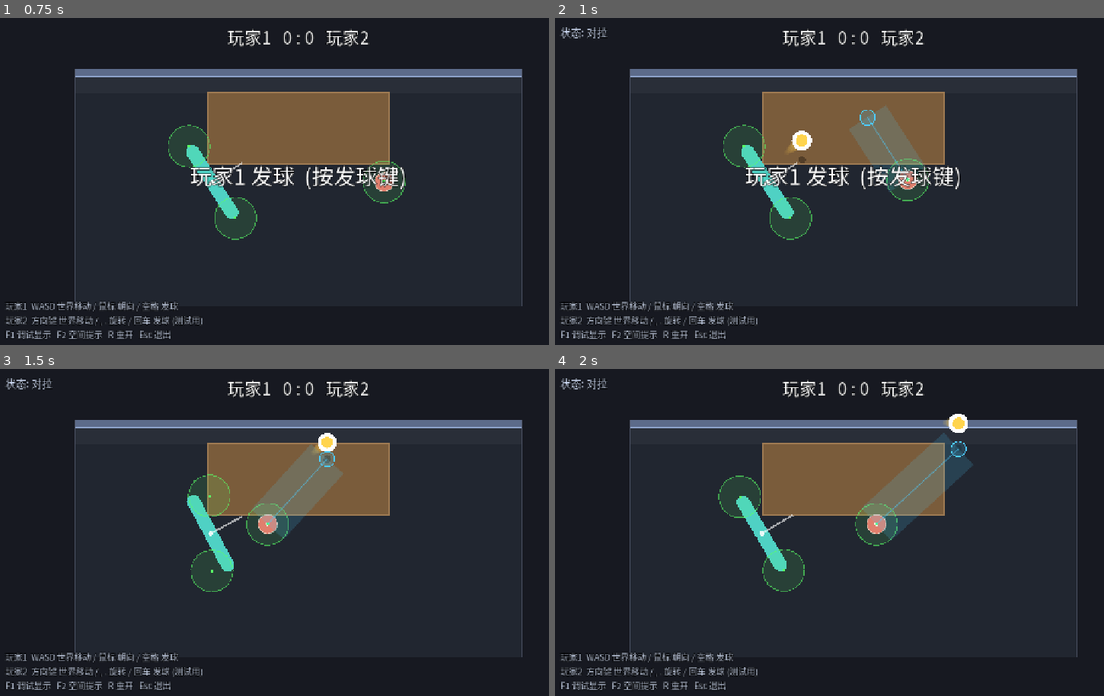
Above: before the commit, frames 1-4 (two rows, left to right).
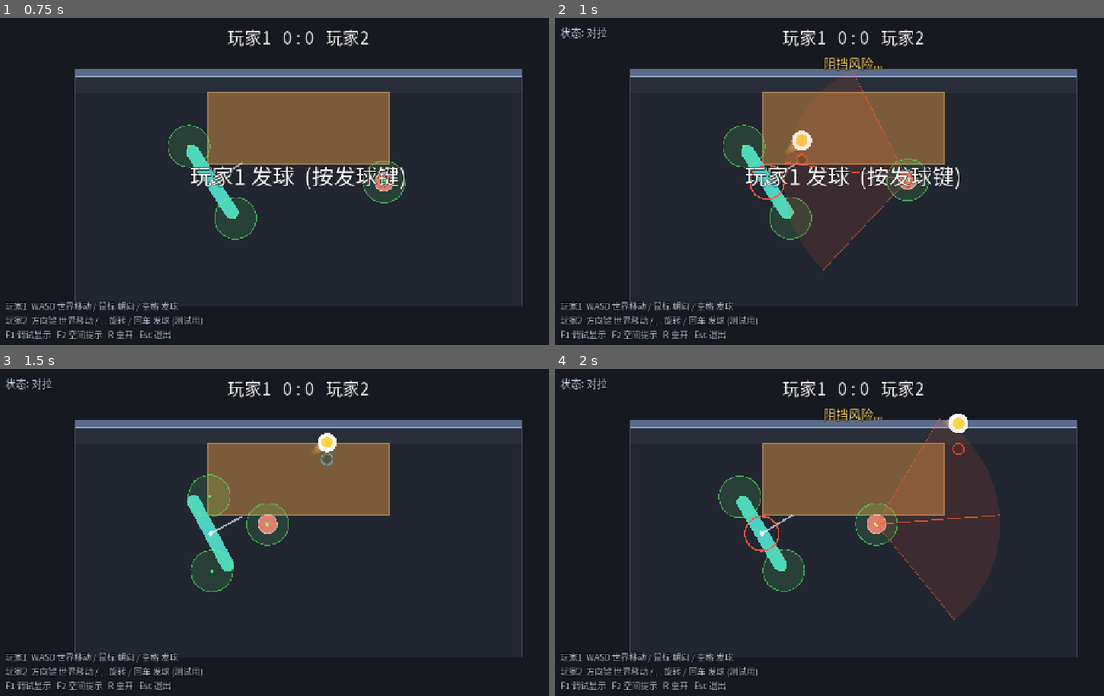
Above: after the commit, the same moments.

Repository: shuperidou/BMA-Arena
Game: Godot game, scene res://scenes/Main.tscn
The game is run twice, just before and just after one commit, with the same random seed, the same clock (stepped at 60 frames per second) and the same inputs.
Inputs (mouse positions are in pixels of both pictures, inside the frame that each line leads up to):
- Up to frame 1 (0.75 s): tap Enter at 0.5, 0.6 s; move the mouse to (433, 171) at 0.52 s; hold D from 0.53 s (still down); click (433, 171) at 0.67 s
- Up to frame 2 (1 s): keep holding D; tap Space at 0.77 s
- Up to frame 3 (1.5 s): release D at 1.25 s; drag from (175, 555) to (269, 607) at 1.27 s
- Up to frame 4 (2 s): no input

Frame 1 is identical in both runs. In frame 2, 5.8% of the frame differs, in the area x 35-68%, y 12-78%; in frame 3, 2.1%; in frame 4, 8.6%, in the area x 34-81%, y 12-77%.

Commit message:
block: sector model (axis=receiver velocity; angle+radius; min contact time); optional time-reachable & opponent-in-front gates (default off); sector debug draw

Diff:
--- a/scripts/autoload/game_config.gd
+++ b/scripts/autoload/game_config.gd
@@ -75,12 +75,12 @@
 ##   0 = 完全关闭辅助：完全按玩家击球
 ## 0..1 = 部分辅助，值越大辅助越强
 ## 触发条件：原始落点若不在"好区"(桌面内缩 assist_good_margin 像素) 就介入。
-var assist_strength: float = 0.5       ## 辅助程度 0..1
+var assist_strength: float = 1.0       ## 辅助程度 0..1
 var max_assist_angle: float = 150.0     ## 修正角硬上限(度)。180=不限制 (让 assist=1 能完全回正)
 var assist_good_margin: float = 40.0    ## 好区=桌面内缩这么多像素。越大越容易触发(越少很偏的球)
 ## 救球辅助能压到的最低球速 = hit_speed_min * 这个比例 (0~1)。
 ## 1.0 = 下限等于 hit_speed_min (与 AI 一致, 但辅助无法再压速落桌)；0 = 不设下限。
-var assist_min_speed_ratio: float = 0.7
+var assist_min_speed_ratio: float = 1.0
 # ============================================================
 #  球：伪 Z 轴 (高度) 系统
 # ============================================================
@@ -142,13 +142,17 @@
 #  阻挡判定 (全部临时阈值) [TEMP]
 # ============================================================
 var block_collision_window: float = 0.4     ## 碰撞后多久内仍算阻挡窗口
-var block_pursuit_max_dist: float = 360.0   ## 接球方离预计接球点多远仍算"有机会"
-var block_corridor_width: float = 46.0      ## 危险走廊宽度
-var block_pursuit_speed: float = 40.0       ## 判定"正在移动"的最小速度
-var block_pursuit_dot: float = 0.3          ## 速度方向与接球方向的最小点积
-## 时间可达判定 (忽略对手)：接球方要在球到达"可接住点"前赶到，否则不算有机会。
-var block_require_time_reachable: bool = true  ## 开关
-var block_reach_slack: float = 0.12            ## 允许的宽限时间 (秒)
+var block_pursuit_speed: float = 40.0       ## 接球方低于此速度视为"静止"(无意图, 不构成阻挡)
+## 扇区判定：以接球方速度方向为轴，半角内 + 半径内的球才算"他正冲过去要接的球"
+var block_sector_half_angle: float = 55.0   ## 扇区半角 (度)
+var block_sector_radius: float = 260.0      ## 扇区半径 (世界单位)
+## 可选门槛1: 时间可达 (球到达可接住点前, 接球方能否赶到)。默认关。
+var block_require_time_reachable: bool = false
+var block_reach_slack: float = 0.12
+## 可选门槛2: 对手 B 必须在接球方的"球侧"(不在正后方), 防止背后推人也算阻挡。默认关。
+var block_require_opponent_in_front: bool = false
+## 碰撞持续时间门槛: 至少要接触这么久才算阻挡
+var block_min_contact_time: float = 0.03
 var show_hints: bool = true                 ## 是否显示接球/阻挡空间提示
 
 # ============================================================
--- a/scripts/match/block_system.gd
+++ b/scripts/match/block_system.gd
@@ -1,13 +1,17 @@
 class_name BlockSystem
 extends Node
-## 阻挡 / Interference 判定系统 (独立模块，不硬编码进角色或球)。
+## 阻挡 / Interference 判定系统 (独立模块)。
 ##
-## 规则 (方案 A)：
-##   1) 预测球的"可接住位置 P"和到达时间 T (撞墙后落桌、可击球高度内)
-##   2) 机会判定 (忽略对手 A)：接球方 B 能否在 T 之前赶到 P
-##      -> 不能则无阻挡 (B 本来就没机会)；这一步可用 block_require_time_reachable 开关
-##   3) 妨碍判定：0.4s 内发生实际碰撞, 且碰撞点落在 B->P 走廊内 -> CONFIRMED
-##      仅"A 正在追球 + A 在走廊内" -> POSSIBLE (提示，无判罚)
+## 规则 (扇区模型)：
+##   1) 接球方 A 必须有移动意图：速度低于 block_pursuit_speed 视为静止 -> 不构成阻挡
+##   2) 球必须在 A 的"速度扇区"内：以 A 的速度方向为轴，半角 block_sector_half_angle 内,
+##      且在半径 block_sector_radius 内
+##   3) 发生了实际碰撞, 且接触持续时间 >= block_min_contact_time
+##   4) (可选, 默认关) 忽略对手的时间可达判定
+##   5) (可选, 默认关) 对手 B 必须在 A 的"球侧"(不在正后方)
+##
+## 命中 2) 但未满足 3) -> POSSIBLE(提示); 满足 2)+3) -> CONFIRMED(判罚)。
+## 是否真的判罚由 Match 决定 (点一: 只有球死了才结算)。
 ##
 ## 阈值全部可调 (TEMP)。
 
@@ -16,70 +20,66 @@
 var opponent: PlayerController = null
 
 var state: int = GameTypes.Interference.NONE
-var intercept_point: Vector2 = Vector2.ZERO
+var intercept_point: Vector2 = Vector2.ZERO  ## 仅供 Debug 画"预计接球点"
 var intercept_time: float = 0.0
+var sector_axis: Vector2 = Vector2.ZERO      ## 扇区轴 (= 接球方速度方向)
 var active: bool = false
 
 func update(dt: float, current_ball: Ball, current_receiver: PlayerController,
 		current_opponent: PlayerController, collision_time: float,
-		collision_pos: Vector2, now: float) -> void:
+		collision_pos: Vector2, now: float, contact_duration: float) -> void:
 	ball = current_ball
 	receiver = current_receiver
 	opponent = current_opponent
 	state = GameTypes.Interference.NONE
+	sector_axis = Vector2.ZERO
 
 	if not active or ball == null or receiver == null or opponent == null:
-		intercept_point = ball.global_position if ball != null else Vector2.ZERO
 		return
 
-	# 1) 预测可接住点 (由 Ball 提供)
+	# Debug 用: 预测可接住点
 	var pred: Dictionary = ball.predict_catchable()
 	intercept_point = pred.point
 	intercept_time = pred.time
 	if not pred.found:
-		intercept_point = _closest_approach(ball, receiver)
+		intercept_point = ball.global_position
 
-	var to_r: Vector2 = intercept_point - receiver.global_position
-	var dist: float = to_r.length()
-	if dist > GameConfig.block_pursuit_max_dist:
+	# 1) 移动意图: 静止的接球方不构成阻挡
+	var vel: Vector2 = receiver.linear_velocity
+	var speed: float = vel.length()
+	if speed < GameConfig.block_pursuit_speed:
+		return
+	var axis: Vector2 = vel / speed
+	sector_axis = axis
+
+	var to_ball: Vector2 = ball.global_position - receiver.global_position
+	var bdist: float = to_ball.length()
+	if bdist < 1.0:
 		return
 
-	# 2) 机会判定 (忽略对手)。time<0 表示预测不确定 -> 跳过该检查。
+	# 4) (可选) 时间可达：忽略对手, 接球方要赶得上
 	if GameConfig.block_require_time_reachable and intercept_time >= 0.0:
 		var reach: float = GameConfig.move_speed * (intercept_time + GameConfig.block_reach_slack)
-		if dist > reach:
+		if bdist > reach:
 			return
 
-	# 3) 妨碍判定
-	var pursuing: bool = false
-	if receiver.linear_velocity.length() > GameConfig.block_pursuit_speed and to_r.length() > 1.0:
-		pursuing = receiver.linear_velocity.normalized().dot(to_r.normalized()) > GameConfig.block_pursuit_dot
+	# 2) 扇区: 球在半角 + 半径内 = "A 正冲过去要接的球"
+	if bdist > GameConfig.block_sector_radius:
+		return
+	var ang: float = absf(wrapf(axis.angle() - to_ball.angle(), -PI, PI))
+	if ang > deg_to_rad(GameConfig.block_sector_half_angle):
+		return
 
+	# 5) (可选) 对手必须在 A 的球侧
+	if GameConfig.block_require_opponent_in_front:
+		var to_b: Vector2 = opponent.global_position - receiver.global_position
+		if to_b.dot(axis) <= 0.0:
+			return
+
+	# 扇区满足 -> 至少是 POSSIBLE(危险提示)
+	state = GameTypes.Interference.POSSIBLE
+
+	# 3) 实际碰撞 + 持续时间
 	var recent_collision: bool = (now - collision_time) <= GameConfig.block_collision_window
-
-	if recent_collision and _near_segment(receiver.global_position, intercept_point, collision_pos):
+	if recent_collision and contact_duration >= GameConfig.block_min_contact_time:
 		state = GameTypes.Interference.CONFIRMED
-	elif pursuing and _near_segment(receiver.global_position, intercept_point, opponent.global_position):
-		state = GameTypes.Interference.POSSIBLE
-
-# ------------------------------------------------------------
-#  球将来最接近接球者的位置 (预测不确定时的兜底)。
-func _closest_approach(b: Ball, a: PlayerController) -> Vector2:
-	var v: Vector2 = b.vel
-	if v.length_squared() < 1.0:
-		return b.global_position
-	var d: Vector2 = a.global_position - b.global_position
-	var t: float = clampf(d.dot(v) / v.length_squared(), 0.0, 0.6)
-	return b.global_position + v * t
-
-## q 是否落在 a->p 这条走廊内。
-func _near_segment(a: Vector2, p: Vector2, q: Vector2) -> bool:
-	var ap: Vector2 = p - a
-	var l2: float = ap.length_squared()
-	if l2 < 1.0:
-		return false
-	var t: float = (q - a).dot(ap) / l2
-	if t <= 0.05 or t >= 0.95:
-		return false
-	var proj: Vector2 = a + ap * t
-	return (q - proj).length() <= GameConfig.block_corridor_width
--- a/scripts/match/match.gd
+++ b/scripts/match/match.gd
@@ -31,6 +31,8 @@
 var _match_over_pending: bool = false
 var _collision_time: float = -10.0
 var _collision_pos: Vector2 = Vector2.ZERO
+var _collided_flag: bool = false
+var _contact_start: float = -1.0
 var _last_block_state: int = GameTypes.Interference.NONE
 
 func setup(p_players: Array[PlayerController], p_ball: Ball, p_block: BlockSystem, p_arena: Arena) -> void:
@@ -243,9 +245,20 @@
 		block_system.active = false
 		_set_block_state(GameTypes.Interference.NONE)
 		return
+	# 接触持续时间 (至少几毫秒的碰撞才算阻挡)
+	var now: float = _now()
+	var contact_duration: float = 0.0
+	if _collided_flag:
+		if _contact_start < 0.0:
+			_contact_start = now
+		_collided_flag = false
+	else:
+		_contact_start = -1.0
+	if _contact_start >= 0.0:
+		contact_duration = now - _contact_start
 	block_system.active = true
 	block_system.update(0.0, ball, expected_receiver, _other(expected_receiver),
-		_collision_time, _collision_pos, _now())
+		_collision_time, _collision_pos, now, contact_duration)
 	_set_block_state(block_system.state)
 	# 阻挡不立即判罚：先记下，等球真的死了(接球方没救起来)才生效 (点一)
 	if block_system.state == GameTypes.Interference.CONFIRMED and not _block_pending:
@@ -278,6 +291,7 @@
 func _on_players_collided(_other_player: PlayerController, world_pos: Vector2) -> void:
 	_collision_time = _now()
 	_collision_pos = world_pos
+	_collided_flag = true
 
 # ------------------------------------------------------------
 #  工具
--- a/scripts/ui/debug_layer.gd
+++ b/scripts/ui/debug_layer.gd
@@ -24,7 +24,6 @@
 	if bs == null or not bs.active or bs.receiver == null or bs.opponent == null:
 		return
 	var a: Vector2 = bs.receiver.global_position
-	var p: Vector2 = bs.intercept_point
 	# 安全=蓝; 即将阻挡(POSSIBLE)=红; 阻挡成立(CONFIRMED)=亮红
 	var col := Color(0.3, 0.8, 1.0)
 	match bs.state:
@@ -32,13 +31,25 @@
 			col = Color(1.0, 0.1, 0.1)
 		GameTypes.Interference.POSSIBLE:
 			col = Color(1.0, 0.35, 0.2)
-	# 危险走廊 (接球者 -> 预计接球点)
-	draw_line(a, p, Color(col, 0.16), GameConfig.block_corridor_width * 2.0, true)
-	draw_line(a, p, Color(col, 0.5), 2.0, true)
-	# 预计接球点
-	draw_circle(p, 16.0, Color(col, 0.18))
-	draw_arc(p, 16.0, 0.0, TAU, 28, col, 2.0)
-	# 对手是否在走廊里
+	# 接球方速度扇区 (以速度方向为轴, 半角内, 半径内)
+	if bs.sector_axis.length_squared() > 0.001:
+		var center_ang: float = bs.sector_axis.angle()
+		var half: float = deg_to_rad(GameConfig.block_sector_half_angle)
+		var r: float = GameConfig.block_sector_radius
+		var pts: PackedVector2Array = PackedVector2Array()
+		pts.append(a)
+		var steps: int = 24
+		for i in steps + 1:
+			var ang: float = center_ang - half + (2.0 * half) * float(i) / float(steps)
+			pts.append(a + Vector2.RIGHT.rotated(ang) * r)
+		draw_colored_polygon(pts, Color(col, 0.12))
+		draw_line(a, a + Vector2.RIGHT.rotated(center_ang - half) * r, Color(col, 0.6), 1.5)
+		draw_line(a, a + Vector2.RIGHT.rotated(center_ang + half) * r, Color(col, 0.6), 1.5)
+		draw_line(a, a + bs.sector_axis * r, Color(col, 0.8), 2.0)
+	# 预计接球点 (参考)
+	draw_circle(bs.intercept_point, 12.0, Color(col, 0.15))
+	draw_arc(bs.intercept_point, 12.0, 0.0, TAU, 20, Color(col, 0.7), 2.0)
+	# 对手高亮
 	if bs.state != GameTypes.Interference.NONE:
 		draw_arc(bs.opponent.global_position, GameConfig.player_radius + 22.0, 0.0, TAU, 28, Color(col, 0.9), 3.0)
 
